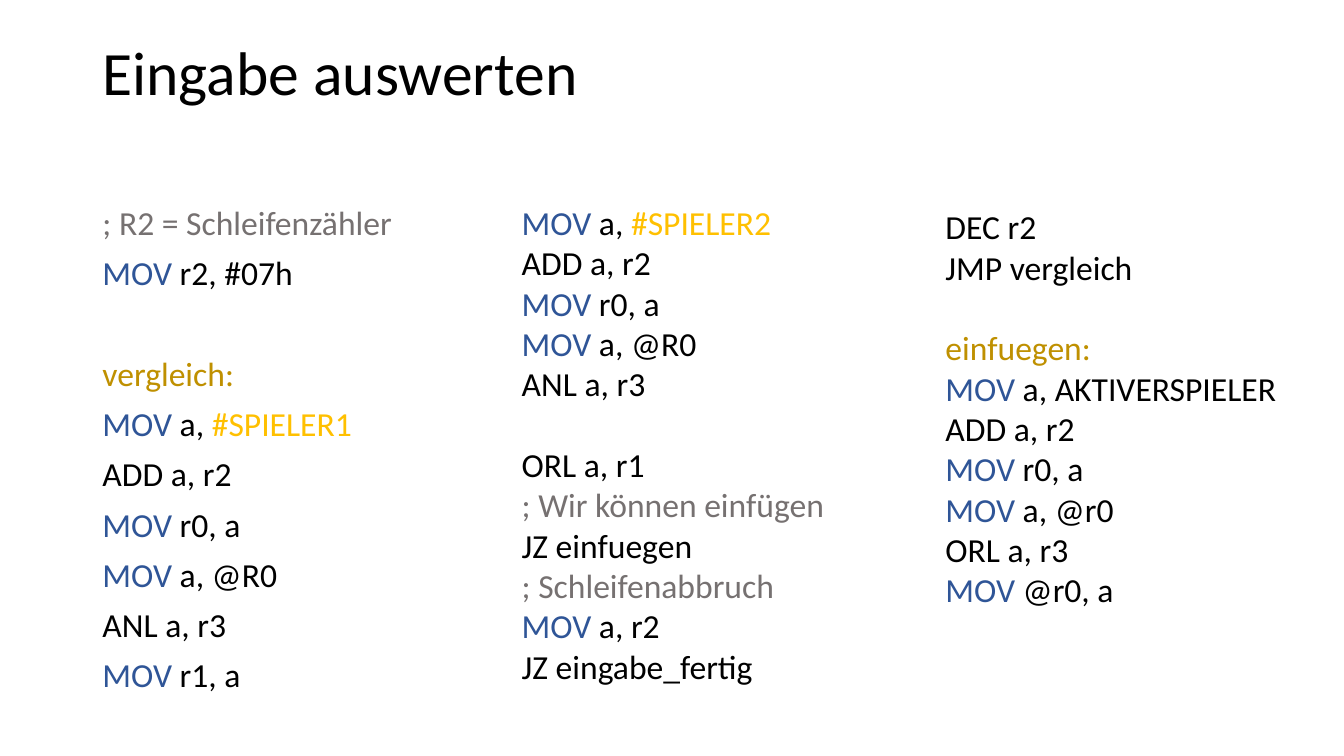
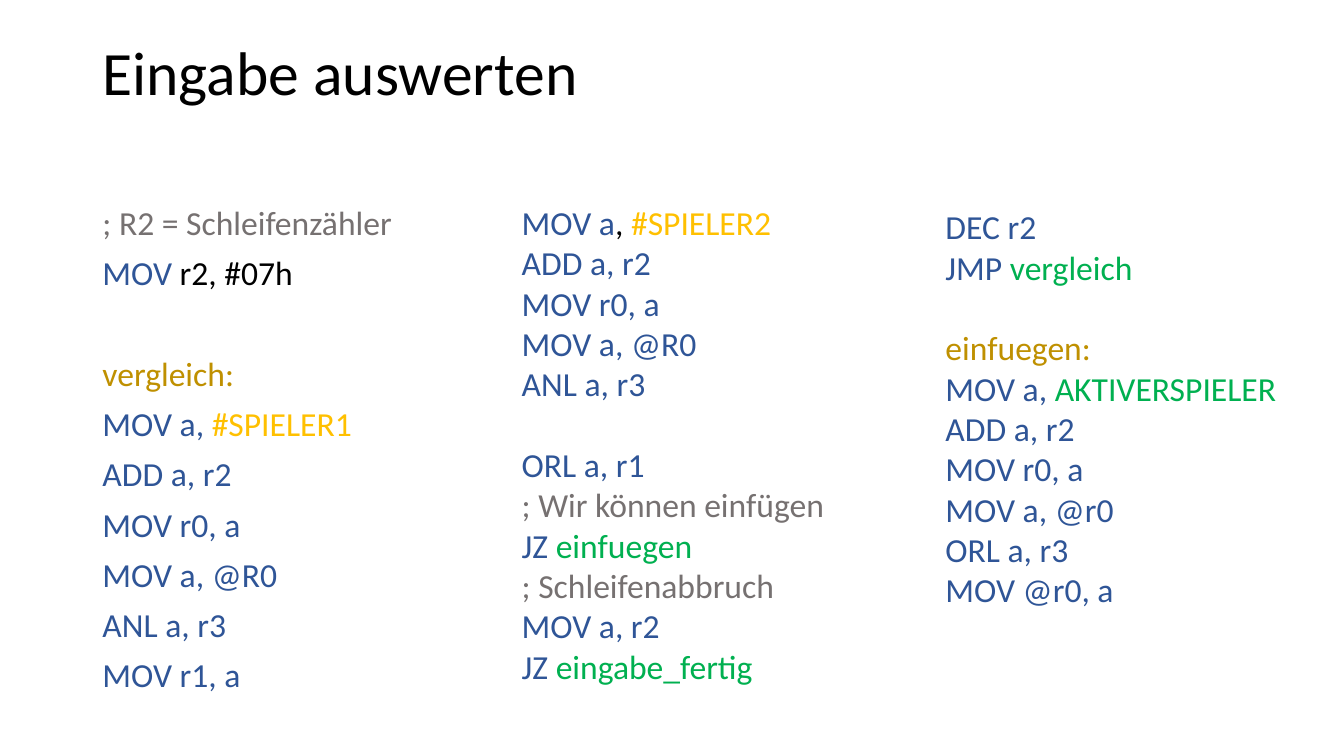
Before and after one commit to riesinger/8051-gewinnt, a slide deck: slide 8 of VierGewinnt.pptx. Drawn at 1344x756 pixels with LibreOffice and Linux fonts; fonts in the diff are those of the drawing. Boxes give left, top, right and bottom in pixels: in the first picture for what was removed or moved away, otherwise in the second. Text is boxed around its words. In the diff, an @@ line names an element or a change of style, - is before the commit and + after.

Commit message:
PP fertig

```diff
--- a/VierGewinnt.pptx
+++ b/VierGewinnt.pptx
@@ text at box(522, 212, 771, 685): text colour #000000 to #2F5597 in "a,", "ADD a, r2", "r0, a", "a, @R0" and 5 more places; text colour #000000 to #00B050 in "einfuegen", "eingabe_fertig" @@
@@ text at box(945, 217, 1276, 606): text colour #000000 to #2F5597 in "DEC r2", "JMP", "a,", "ADD a, r2" and 4 more places; text colour #000000 to #00B050 in "vergleich", "AKTIVERSPIELER" @@
@@ text at box(102, 413, 352, 691): text colour #000000 to #2F5597 in "a,", "ADD a, r2", "r0, a", "a, @R0" and 2 more places @@
```
Also in this commit, not shown: 7 other slides changed, 1 other file.
